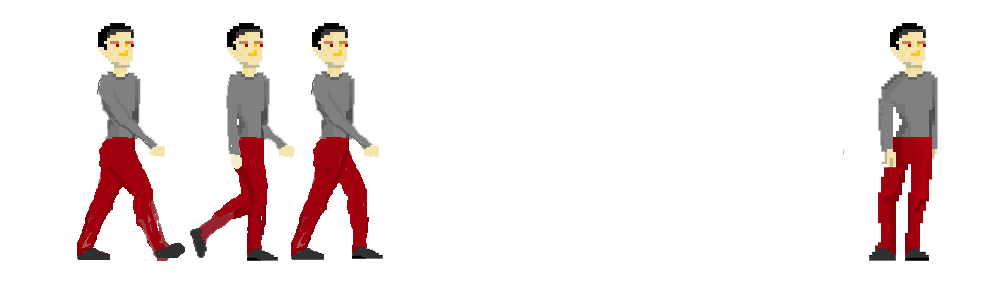
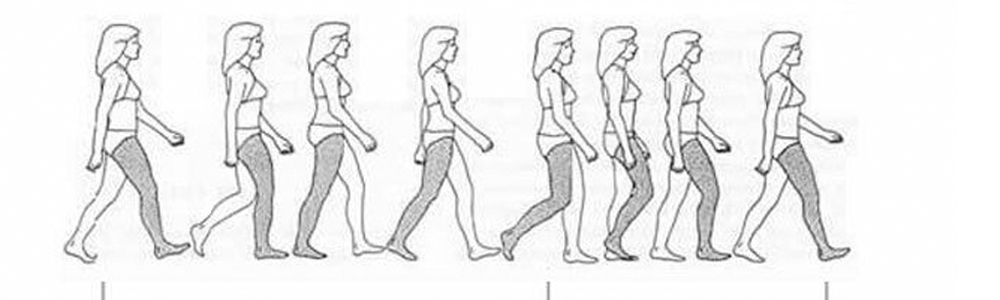
Two versions of the same layered image (1000 x 300). Layer-by-layer changes:
showed "Слой 1", opacity 38% → 100% over (x1=54, y1=2, x2=938, y2=300)
added layer "Слой 6" above "Слой 4" over (x1=92, y1=71, x2=153, y2=165)
painted on "Слой 4" over (x1=97, y1=73, x2=141, y2=115)
painted on "Слой 3" over (x1=310, y1=71, x2=385, y2=259)
painted on "Слой 5" over (x1=259, y1=60, x2=270, y2=113)
